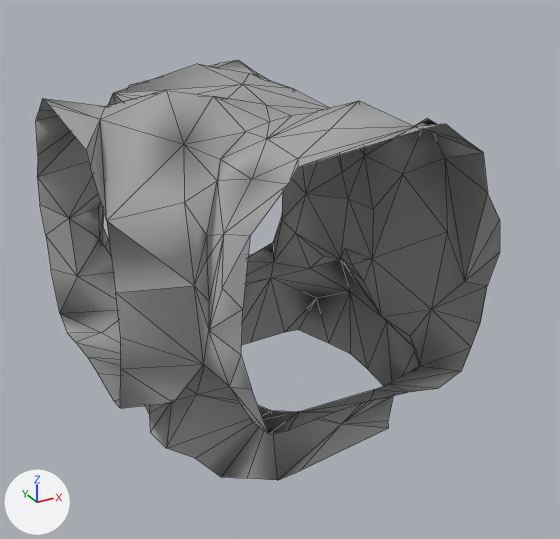
The glTF model Rogue-Robots/Assets/Models/ModularBlocks/4DownConnector.gltf: old version first, new version second.
One viewpoint serves both versions: a 50 mm camera at (-4.55, -8.81, 6.11) aimed at (0.07, -0.41, 1.91). Lighting does not change. The marker at lower left points along +X, +Y and +Z. Mesh edges are drawn as thin lines. Vertices at the same position are counted once.

Names of what the first picture shows: '4DownConnector'.
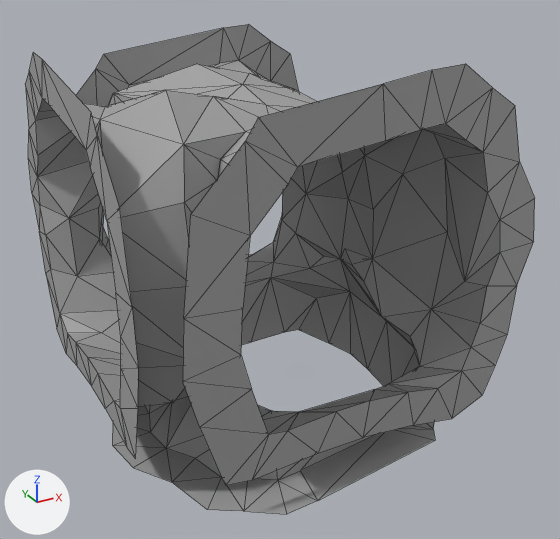
The change, as a list of edits to the scene's bpy script:
```text
Change me_scene_033:
    used by ob_4downconnector; location = (0.0, 0.0, 0.0)
    remove me_scene_033.from_pydata(...)  # 203 vertices, 320 faces; spans x -2.5..1.94, y -2.5..2.5, z 0.0..4.41
    add me_scene_033.from_pydata(...)  # 293 vertices, 500 faces; spans x -2.5..2.49, y -2.72..2.5, z 0.0..4.83
    me_scene_033 part 1
    90 vertices are added at x -2.5..2.49, y -2.72..2.5, z 0.0..4.83
    132 new faces join them, mat_pp_standard_material_127 (picture img_pp_color_palette)
    48 new faces join them, mat_pp_standard_material_129 (picture img_pp_color_palette)
    me_scene_033 part 2: the surface is now shaded flat
```

What differs and where, as boxes [x1, y1, x2, y2] in the pictures (560 x 539 px):
'4DownConnector', reshaped (10% wider, 17% taller)
    before: [36, 60, 500, 480]
    after: [25, 24, 535, 515]
part 1 of me_scene_033, added
    after: [25, 24, 535, 515]
